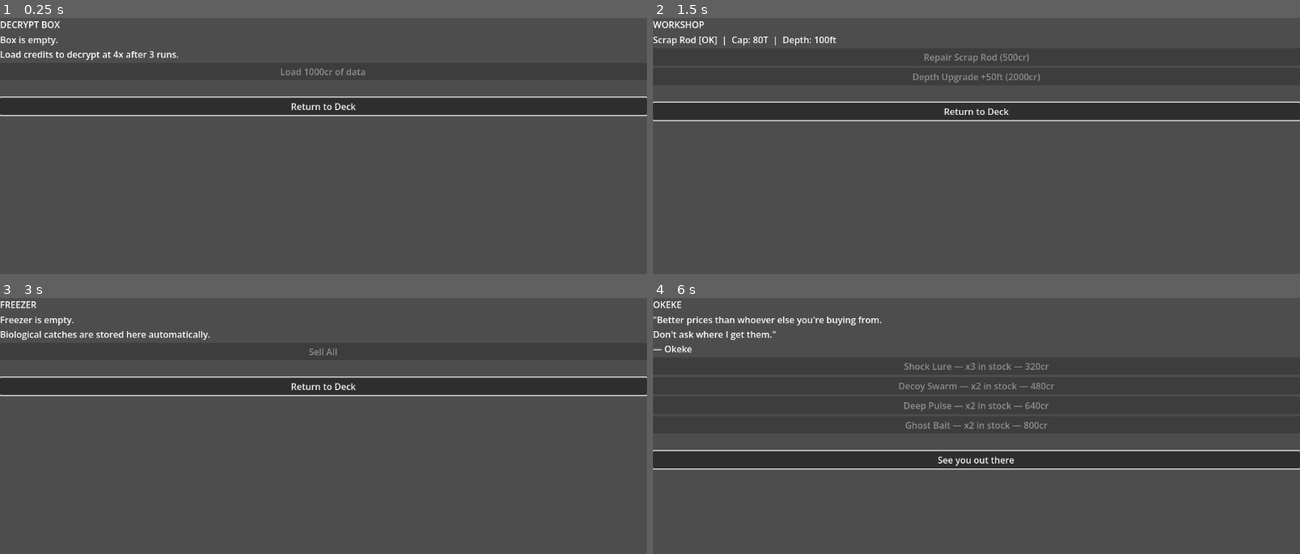
Above: before the commit, frames 1-4 (two rows, left to right).
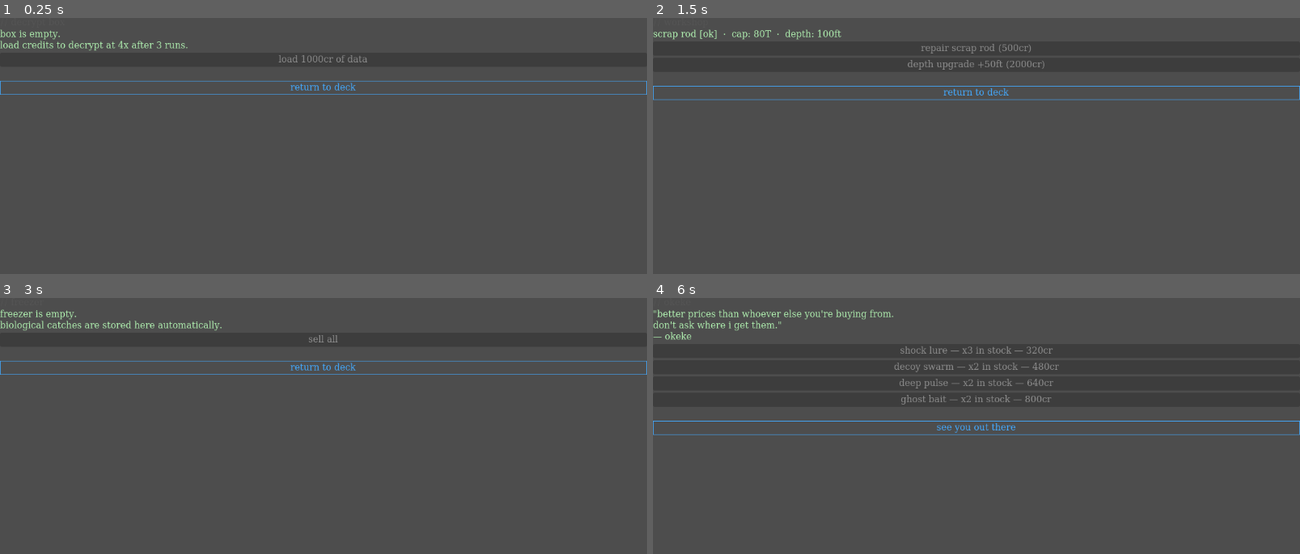
Above: after the commit, the same moments.

Repository: Teeohbee/deadcast
Game: Godot game, scene res://scenes/barge_hub/DecryptBox.tscn
The game is run twice, just before and just after one commit, with the same random seed, the same clock (stepped at 60 frames per second) and the same inputs. This scene is started directly instead of the project's main scene.
Inputs:
- Up to frame 1 (0.25 s): no input
- Up to frame 2 (1.5 s): click "Return to Deck" (after the commit: "return to deck") at 0.5 s; click "workshop" at 1.25 s
- Up to frame 3 (3 s): click "Return to Deck" (after the commit: "return to deck") at 2 s; click "freezer" at 2.75 s
- Up to frame 4 (6 s): click "Return to Deck" (after the commit: "return to deck") at 3.5 s; click "marta" at 4.25 s; click "disconnect" at 5 s; click "okeke" at 5.75 s

The runs differ from the first frame. In frame 1, 9.9% of the frame differs, in the area x 0-100%, y 1-39%; in frame 2, 10%; in frame 3, 10%; in frame 4, 11%, in the area x 0-100%, y 1-68%.

Commit message:
feat: Workshop, DecryptBox, Freezer, OkekeShop, VendorShop terminal polish

Diff:
--- a/scenes/barge_hub/DecryptBox.gd
+++ b/scenes/barge_hub/DecryptBox.gd
@@ -9,8 +9,17 @@
 @onready var back_button: Button = $VBoxContainer/BackButton
 
 func _ready() -> void:
+	self.theme = UIStyle.get_theme()
 	for btn in [load_button, back_button]:
 		btn.focus_mode = Control.FOCUS_ALL
+		UIStyle.apply_button(btn)
+
+	$VBoxContainer/TitleLabel.text = "// decrypt box"
+	UIStyle.apply_label($VBoxContainer/TitleLabel, UIStyle.COL_DIM)
+	UIStyle.apply_label(status_label, UIStyle.COL_TEXT)
+	UIStyle.apply_label(message_label, UIStyle.COL_DIM)
+
+	back_button.text = "return to deck"
 	load_button.pressed.connect(_on_load_pressed)
 	back_button.pressed.connect(func(): get_tree().change_scene_to_file("res://scenes/barge_hub/BargeHub.tscn"))
 	_refresh()
@@ -18,25 +27,25 @@
 
 func _refresh() -> void:
 	if GameState.decrypt_box_queue == 0:
-		status_label.text = "Box is empty.\nLoad credits to decrypt at 4x after %d runs." % GameState.DECRYPT_THRESHOLD
+		status_label.text = "box is empty.\nload credits to decrypt at 4x after %d runs." % GameState.DECRYPT_THRESHOLD
 	else:
 		var runs_left = GameState.DECRYPT_THRESHOLD - GameState.decrypt_box_runs
-		status_label.text = "Queued: %dcr\nDecrypts in %d run%s → %dcr" % [
+		status_label.text = "queued: %dcr\ndecrypts in %d run%s → %dcr" % [
 			GameState.decrypt_box_queue,
 			runs_left,
 			"s" if runs_left != 1 else "",
 			GameState.decrypt_box_queue * GameState.DECRYPT_MULTIPLIER
 		]
-	load_button.text = "Load %dcr of data" % LOAD_AMOUNT
+	load_button.text = "load %dcr of data" % LOAD_AMOUNT
 	load_button.disabled = GameState.credits < LOAD_AMOUNT
 
 func _on_load_pressed() -> void:
 	if GameState.spend_credits(LOAD_AMOUNT):
 		GameState.decrypt_box_queue += LOAD_AMOUNT
 		if GameState.decrypt_box_queue == LOAD_AMOUNT:
-			GameState.decrypt_box_runs = 0  # reset timer on first load
+			GameState.decrypt_box_runs = 0
 		GameState.save()
 		message_label.text = "%dcr loaded into decrypt queue." % LOAD_AMOUNT
 		_refresh()
 	else:
-		message_label.text = "Not enough credits."
+		message_label.text = "not enough credits."
--- a/scenes/barge_hub/Freezer.gd
+++ b/scenes/barge_hub/Freezer.gd
@@ -7,8 +7,18 @@
 @onready var back_button: Button = $VBoxContainer/BackButton
 
 func _ready() -> void:
+	self.theme = UIStyle.get_theme()
 	for btn in [sell_button, back_button]:
 		btn.focus_mode = Control.FOCUS_ALL
+		UIStyle.apply_button(btn)
+
+	$VBoxContainer/TitleLabel.text = "// freezer"
+	UIStyle.apply_label($VBoxContainer/TitleLabel, UIStyle.COL_DIM)
+	UIStyle.apply_label(status_label, UIStyle.COL_TEXT)
+	UIStyle.apply_label(message_label, UIStyle.COL_DIM)
+
+	sell_button.text = "sell all"
+	back_button.text = "return to deck"
 	sell_button.pressed.connect(_on_sell_pressed)
 	back_button.pressed.connect(func(): get_tree().change_scene_to_file("res://scenes/barge_hub/BargeHub.tscn"))
 	_refresh()
@@ -16,19 +26,19 @@
 
 func _refresh() -> void:
 	if GameState.freezer_value == 0:
-		status_label.text = "Freezer is empty.\nBiological catches are stored here automatically."
+		status_label.text = "freezer is empty.\nbiological catches are stored here automatically."
 		sell_button.disabled = true
 		return
 
 	var spoiled = GameState.freezer_runs >= GameState.FREEZER_SPOIL_RUNS
 	if spoiled:
-		status_label.text = "SPOILED — Value: %dcr (50%% loss)\nSell quickly." % GameState.freezer_value
+		status_label.text = "spoiled — value: %dcr (50%% loss)\nsell quickly." % GameState.freezer_value
 	else:
 		var runs_until_spoil = GameState.FREEZER_SPOIL_RUNS - GameState.freezer_runs
-		status_label.text = "Stored: %dcr\nSpoils in %d run%s." % [
+		status_label.text = "stored: %dcr\nspoils in %d run%s." % [
 			GameState.freezer_value, runs_until_spoil, "s" if runs_until_spoil != 1 else ""]
 
-	sell_button.text = "Sell All (%dcr)" % GameState.freezer_value
+	sell_button.text = "sell all (%dcr)" % GameState.freezer_value
 	sell_button.disabled = false
 
 func _on_sell_pressed() -> void:
@@ -37,5 +47,5 @@
 	GameState.freezer_value = 0
 	GameState.freezer_runs = 0
 	GameState.save()
-	message_label.text = "Sold for %dcr." % value
+	message_label.text = "sold for %dcr." % value
 	_refresh()
--- a/scenes/barge_hub/OkekeShop.gd
+++ b/scenes/barge_hub/OkekeShop.gd
@@ -1,7 +1,6 @@
 # scenes/barge_hub/OkekeShop.gd
 extends Control
 
-# Okeke sells lures at 20% cheaper than vendor base price
 const OKEKE_DISCOUNT: float = 0.8
 const LURE_PATHS: Array[String] = [
 	"res://resources/lures/shock_lure.tres",
@@ -16,13 +15,22 @@
 @onready var back_button: Button = $VBoxContainer/BackButton
 
 func _ready() -> void:
+	self.theme = UIStyle.get_theme()
 	back_button.focus_mode = Control.FOCUS_ALL
+	UIStyle.apply_button(back_button)
+	back_button.text = "see you out there"
 	back_button.pressed.connect(func(): get_tree().change_scene_to_file("res://scenes/barge_hub/BargeHub.tscn"))
 
+	$VBoxContainer/TitleLabel.text = "// okeke"
+	UIStyle.apply_label($VBoxContainer/TitleLabel, UIStyle.COL_DIM)
+	UIStyle.apply_label(message_label, UIStyle.COL_DIM)
+
 	if GameState.pressure_level >= 3:
-		dialogue_label.text = "\"Marta's people came by.\nI can't help you right now. Sorry.\"\n— Okeke"
+		dialogue_label.text = "\"marta's people came by.\ni can't help you right now. sorry.\"\n— okeke"
+		UIStyle.apply_label(dialogue_label, UIStyle.COL_DEBT)
 	else:
-		dialogue_label.text = "\"Better prices than whoever else you're buying from.\nDon't ask where I get them.\"\n— Okeke"
+		dialogue_label.text = "\"better prices than whoever else you're buying from.\ndon't ask where i get them.\"\n— okeke"
+		UIStyle.apply_label(dialogue_label, UIStyle.COL_TEXT)
 		_build_stock()
 
 	back_button.grab_focus()
@@ -38,7 +46,8 @@
 		var qty = GameState.lure_inventory.get(GameState.get_lure_id(lure), 0)
 		var btn = Button.new()
 		btn.focus_mode = Control.FOCUS_ALL
-		btn.text = "%s — x%d in stock — %dcr" % [lure.lure_name, qty, price]
+		UIStyle.apply_button(btn)
+		btn.text = "%s — x%d in stock — %dcr" % [lure.lure_name.to_lower(), qty, price]
 		btn.disabled = GameState.credits < price
 		var lure_ref = lure
 		var price_ref = price
@@ -50,7 +59,7 @@
 		var lure_id = GameState.get_lure_id(lure)
 		GameState.lure_inventory[lure_id] = GameState.lure_inventory.get(lure_id, 0) + 1
 		GameState.save()
-		message_label.text = "%s purchased." % lure.lure_name
+		message_label.text = "%s purchased." % lure.lure_name.to_lower()
 		_build_stock()
 	else:
-		message_label.text = "Not enough credits."
+		message_label.text = "not enough credits."
--- a/scenes/barge_hub/VendorShop.gd
+++ b/scenes/barge_hub/VendorShop.gd
@@ -19,8 +19,18 @@
 @onready var back_button: Button = $VBoxContainer/BackButton
 
 func _ready() -> void:
+	self.theme = UIStyle.get_theme()
 	back_button.focus_mode = Control.FOCUS_ALL
+	UIStyle.apply_button(back_button)
+	back_button.text = "return to deck"
 	back_button.pressed.connect(func(): get_tree().change_scene_to_file("res://scenes/barge_hub/BargeHub.tscn"))
+
+	$VBoxContainer/TitleLabel.text = "// the vendor"
+	UIStyle.apply_label($VBoxContainer/TitleLabel, UIStyle.COL_DIM)
+	if $VBoxContainer.has_node("QuoteLabel"):
+		UIStyle.apply_label($VBoxContainer/QuoteLabel, UIStyle.COL_DIM)
+	UIStyle.apply_label(message_label, UIStyle.COL_DIM)
+
 	_build_stock()
 	back_button.grab_focus()
 
@@ -32,12 +42,13 @@
 	var multiplier = GameState.get_vendor_price_multiplier()
 	if multiplier > 1.0:
 		var warning = Label.new()
-		warning.text = "PRESSURE SURCHARGE: prices +20%"
+		warning.text = "pressure surcharge: prices +20%"
+		UIStyle.apply_label(warning, UIStyle.COL_WARNING)
 		stock_container.add_child(warning)
 
-	# Rods
 	var rod_header = Label.new()
-	rod_header.text = "-- RODS --"
+	rod_header.text = "── rods ─────────────────────────"
+	UIStyle.apply_label(rod_header, UIStyle.COL_SEP)
 	stock_container.add_child(rod_header)
 
 	for path in ROD_PATHS:
@@ -45,19 +56,20 @@
 		var price = int(rod.purchase_cost * multiplier)
 		var btn = Button.new()
 		btn.focus_mode = Control.FOCUS_ALL
+		UIStyle.apply_button(btn)
 		var equipped = GameState.current_rod and GameState.current_rod.rod_name == rod.rod_name
 		btn.text = "%s%s — %dT cap / %dft — %dcr" % [
-			"[EQUIPPED] " if equipped else "",
-			rod.rod_name, rod.tension_cap, rod.max_depth, price]
+			"[equipped] " if equipped else "",
+			rod.rod_name.to_lower(), rod.tension_cap, rod.max_depth, price]
 		btn.disabled = price == 0 or equipped or GameState.credits < price
 		var rod_ref = rod
 		var price_ref = price
 		btn.pressed.connect(func(): _buy_rod(rod_ref, price_ref))
 		stock_container.add_child(btn)
 
-	# Lures
 	var lure_header = Label.new()
-	lure_header.text = "-- LURES --"
+	lure_header.text = "── lures ────────────────────────"
+	UIStyle.apply_label(lure_header, UIStyle.COL_SEP)
 	stock_container.add_child(lure_header)
 
 	for path in LURE_PATHS:
@@ -66,7 +78,8 @@
 		var qty = GameState.lure_inventory.get(GameState.get_lure_id(lure), 0)
 		var btn = Button.new()
 		btn.focus_mode = Control.FOCUS_ALL
-		btn.text = "%s — x%d in stock — %dcr" % [lure.lure_name, qty, price]
+		UIStyle.apply_button(btn)
+		btn.text = "%s — x%d in stock — %dcr" % [lure.lure_name.to_lower(), qty, price]
 		btn.disabled = price == 0 or GameState.credits < price
 		var lure_ref = lure
 		var price_ref = price
@@ -77,17 +90,17 @@
 	if GameState.spend_credits(price):
 		GameState.equip_rod(rod)
 		GameState.save()
-		message_label.text = "%s equipped." % rod.rod_name
+		message_label.text = "%s equipped." % rod.rod_name.to_lower()
 		_build_stock()
 	else:
-		message_label.text = "Not enough credits."
+		message_label.text = "not enough credits."
 
 func _buy_lure(lure: LureData, price: int) -> void:
 	if GameState.spend_credits(price):
 		var lure_id = GameState.get_lure_id(lure)
 		GameState.lure_inventory[lure_id] = GameState.lure_inventory.get(lure_id, 0) + 1
 		GameState.save()
-		message_label.text = "%s purchased." % lure.lure_name
+		message_label.text = "%s purchased." % lure.lure_name.to_lower()
 		_build_stock()
 	else:
-		message_label.text = "Not enough credits."
+		message_label.text = "not enough credits."
--- a/scenes/barge_hub/Workshop.gd
+++ b/scenes/barge_hub/Workshop.gd
@@ -11,8 +11,19 @@
 @onready var back_button: Button = $VBoxContainer/BackButton
 
 func _ready() -> void:
+	self.theme = UIStyle.get_theme()
 	for btn in [repair_button, depth_upgrade_button, back_button]:
 		btn.focus_mode = Control.FOCUS_ALL
+		UIStyle.apply_button(btn)
+
+	$VBoxContainer/TitleLabel.text = "// workshop"
+	UIStyle.apply_label($VBoxContainer/TitleLabel, UIStyle.COL_DIM)
+	UIStyle.apply_label(rod_label, UIStyle.COL_TEXT)
+	UIStyle.apply_label(message_label, UIStyle.COL_DIM)
+
+	repair_button.text = "repair rod"
+	depth_upgrade_button.text = "depth upgrade"
+	back_button.text = "return to deck"
 
 	repair_button.pressed.connect(_on_repair_pressed)
 	depth_upgrade_button.pressed.connect(_on_depth_upgrade_pressed)
@@ -24,18 +35,18 @@
 func _refresh() -> void:
 	var rod = GameState.current_rod
 	if rod == null:
-		rod_label.text = "No rod equipped."
+		rod_label.text = "no rod equipped."
 		repair_button.disabled = true
 		return
 
-	var status = " [DAMAGED]" if GameState.rod_damaged else " [OK]"
-	rod_label.text = "%s%s  |  Cap: %dT  |  Depth: %dft" % [
-		rod.rod_name, status, rod.tension_cap, rod.max_depth]
+	var status = " [damaged]" if GameState.rod_damaged else " [ok]"
+	rod_label.text = "%s%s  ·  cap: %dT  ·  depth: %dft" % [
+		rod.rod_name.to_lower(), status, rod.tension_cap, rod.max_depth]
 
-	repair_button.text = "Repair %s (%dcr)" % [rod.rod_name, rod.repair_cost]
+	repair_button.text = "repair %s (%dcr)" % [rod.rod_name.to_lower(), rod.repair_cost]
 	repair_button.disabled = not GameState.rod_damaged or GameState.credits < rod.repair_cost
 
-	depth_upgrade_button.text = "Depth Upgrade +%dft (%dcr)" % [DEPTH_UPGRADE_AMOUNT, DEPTH_UPGRADE_COST]
+	depth_upgrade_button.text = "depth upgrade +%dft (%dcr)" % [DEPTH_UPGRADE_AMOUNT, DEPTH_UPGRADE_COST]
 	depth_upgrade_button.disabled = GameState.credits < DEPTH_UPGRADE_COST
 
 func _on_repair_pressed() -> void:
@@ -43,10 +54,10 @@
 	if GameState.spend_credits(rod.repair_cost):
 		GameState.rod_damaged = false
 		GameState.save()
-		message_label.text = "%s repaired." % rod.rod_name
+		message_label.text = "%s repaired." % rod.rod_name.to_lower()
 		_refresh()
 	else:
-		message_label.text = "Not enough credits."
+		message_label.text = "not enough credits."
 
 func _on_depth_upgrade_pressed() -> void:
 	if GameState.spend_credits(DEPTH_UPGRADE_COST):
@@ -55,7 +66,7 @@
 		rod.max_depth += DEPTH_UPGRADE_AMOUNT
 		GameState.current_rod = rod
 		GameState.save()
-		message_label.text = "Depth increased to %dft." % rod.max_depth
+		message_label.text = "depth increased to %dft." % rod.max_depth
 		_refresh()
 	else:
-		message_label.text = "Not enough credits."
+		message_label.text = "not enough credits."
